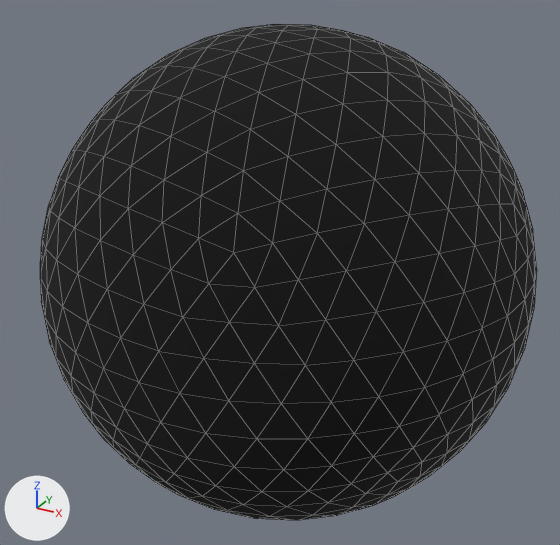
An edit to the glTF model assets/scene/Models/Background.gltf, drawn before and after from the same camera.
Both versions are drawn from a 50 mm lens placed at (27.1, -233.7, 148.3), pointed at (-65.7, -65.0, 63.9). The lights are fixed; the arrows at lower left show +X, +Y and +Z. The picture after the commit comes second. Mesh edges are drawn as thin lines. Where no turn or scale is listed for an object, it has been applied to the vertices. Vertices at exactly the same position are counted once.
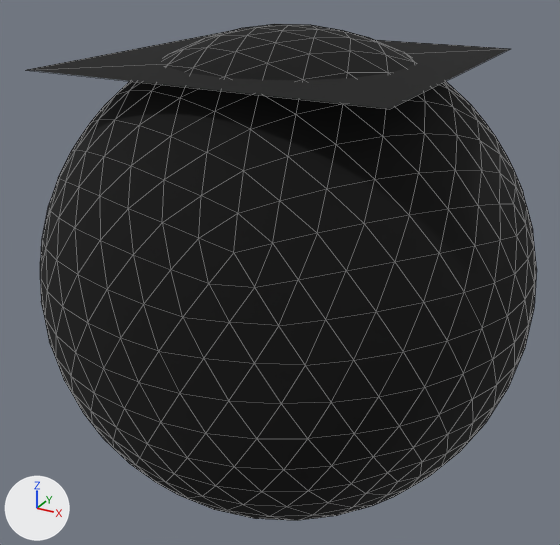
The newer file is also rescaled (x0.983), turned or shifted as a whole; pictures and numbers use the older file's frame.

Where the change shows, as pixel boxes [x1, y1, x2, y2] in the pictures (560 x 545 px):
'Sphere', reshaped
    before: [40, 24, 537, 520]
    after: [27, 24, 537, 520]
part 1 of me_sphere, added (black)
    after: [27, 30, 510, 109]

The change in detail:
me_sphere is used by ob_sphere; location (-64.0, -64.0, 64.0).
Verts and faces of me_sphere; kept vertices keep their numbers, new ones are numbered from 642.
me_sphere had 642 vertices, 1280 faces and spanned x -64.0..64.0, y -64.0..64.0, z -64.0..64.0.
me_sphere now has 646 vertices, 1282 faces and spans x -64.0..64.0, y -64.0..64.0, z -64.0..64.0.
Part 1, on me_sphere:
New vertex 642 is at (-43.0, -43.0, 56.3), pixel (25, 70).
New vertex 643 is at (43.0, -43.0, 56.3), pixel (389, 109).
New vertex 644 is at (-43.0, 43.0, 56.3), pixel (231, 30).
New vertex 645 is at (43.0, 43.0, 56.3), pixel (511, 48).
New faces: (642, 644, 645), (642, 645, 643).
